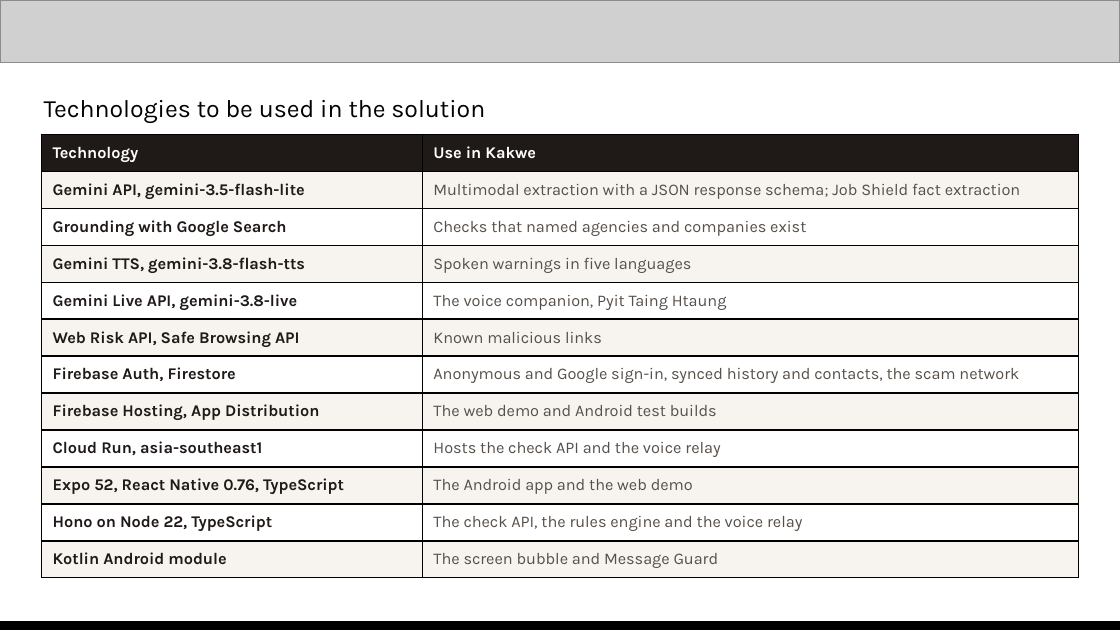
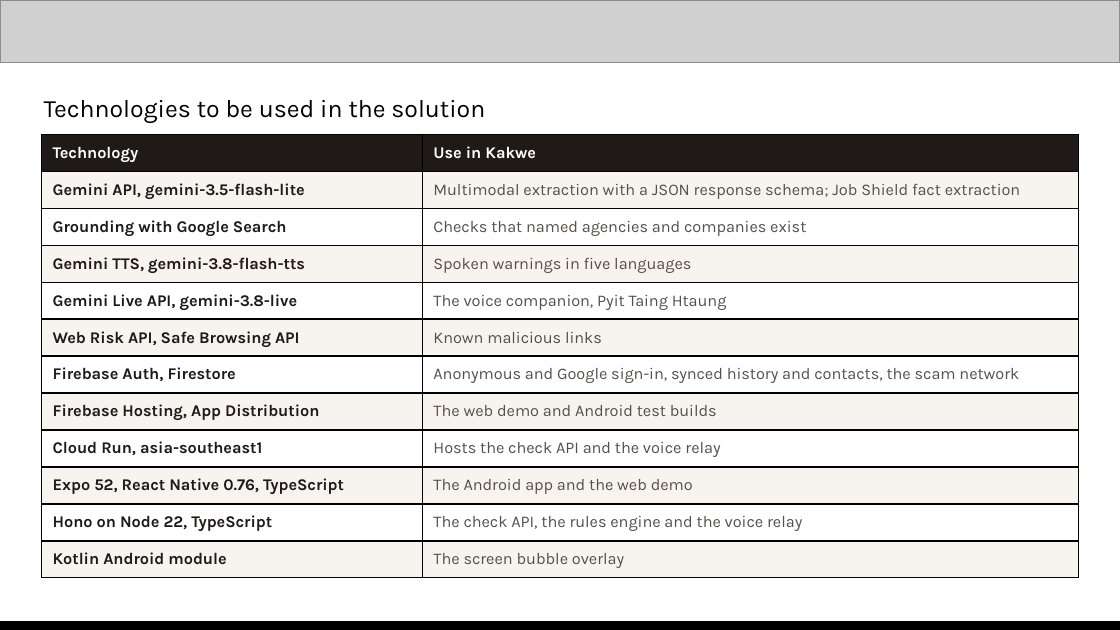
Before and after one commit to minthein128/scamshield, a slide deck: slide 8 of pitch/Kakwe-AIBuilderCup-submission.pptx. Drawn at 1120x630 pixels with LibreOffice and Linux fonts; fonts in the diff are those of the drawing; grey boxes stand for pictures. Boxes give left, top, right and bottom in pixels: in the first picture for what was removed or moved away, otherwise in the second. Text is boxed around its words. In the diff, an @@ line names an element or a change of style, - is before the commit and + after.

```diff
--- a/pitch/Kakwe-AIBuilderCup-submission.pptx
+++ b/pitch/Kakwe-AIBuilderCup-submission.pptx
@@ table at (41,134,1079,578) @@
-row 12, column 2: The screen bubble and Message Guard
+row 12, column 2: The screen bubble overlay
```
Also in this commit, not shown: 6 other slides changed, 13 other files.
